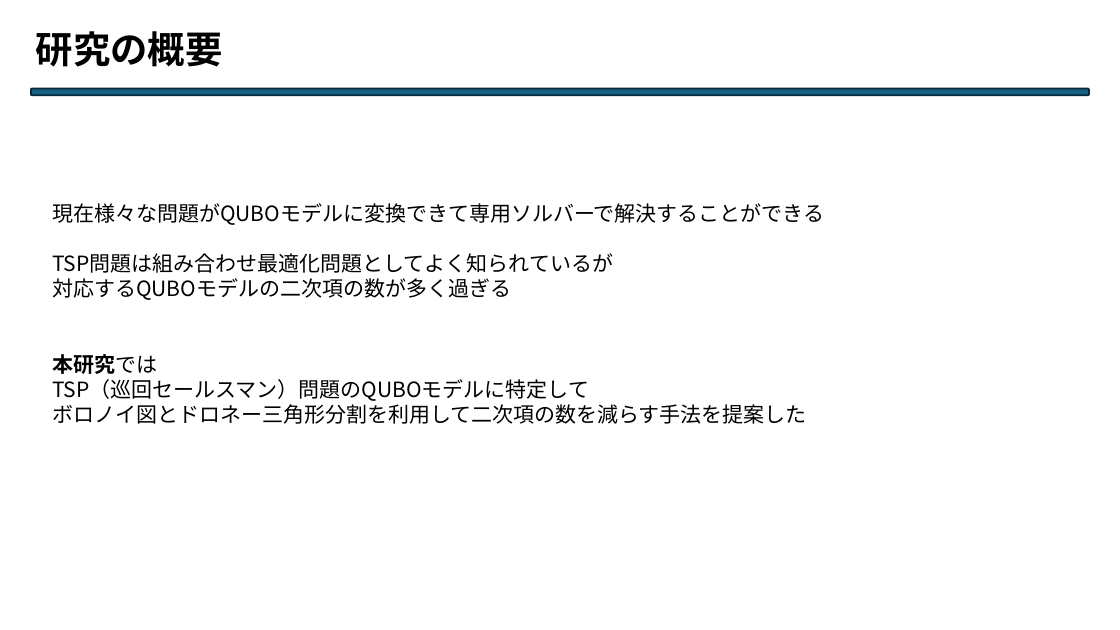
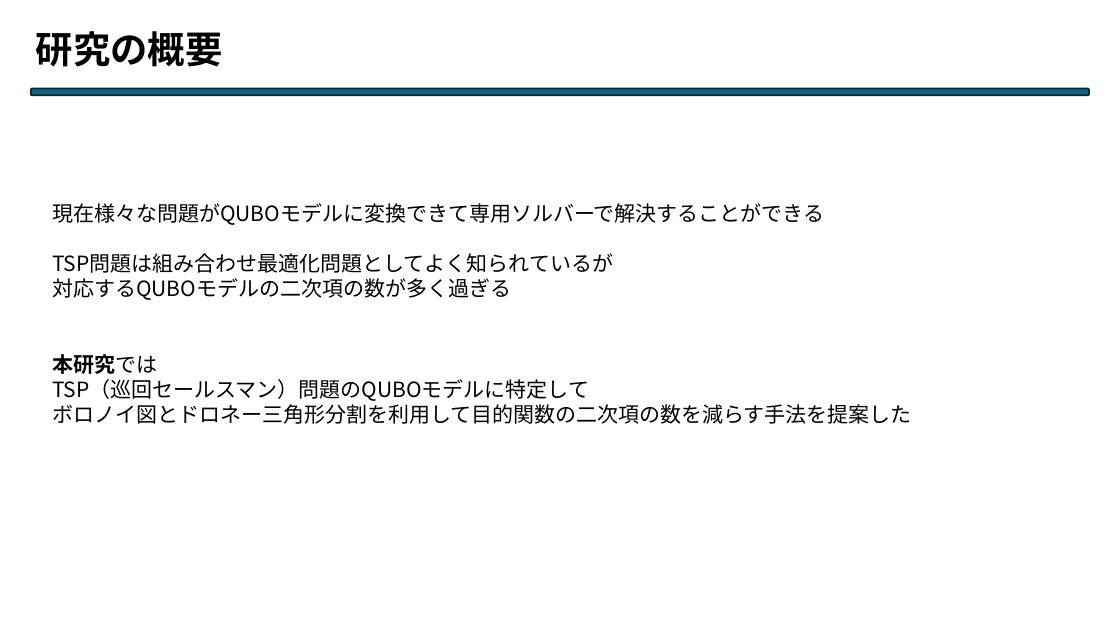
Before and after one commit to Legolas9999/chuukann, a slide deck: slide 2 of 中間発表改.pptx. Drawn at 1120x630 pixels with LibreOffice and Linux fonts; fonts in the diff are those of the drawing. Boxes give left, top, right and bottom in pixels: in the first picture for what was removed or moved away, otherwise in the second. Text is boxed around its words. In the diff, an @@ line names an element or a change of style, - is before the commit and + after.

```diff
--- a/中間発表改.pptx
+++ b/中間発表改.pptx
@@ text at (52, 404, 912, 424): text changed @@
-ボロノイ図とドロネー三角形分割を利用して二次項の数を減らす手法を提案した
+ボロノイ図とドロネー三角形分割を利用して目的関数の二次項の数を減らす手法を提案した
```
Also in this commit, not shown: 5 other slides changed, 1 slide added, 5 slides removed.
